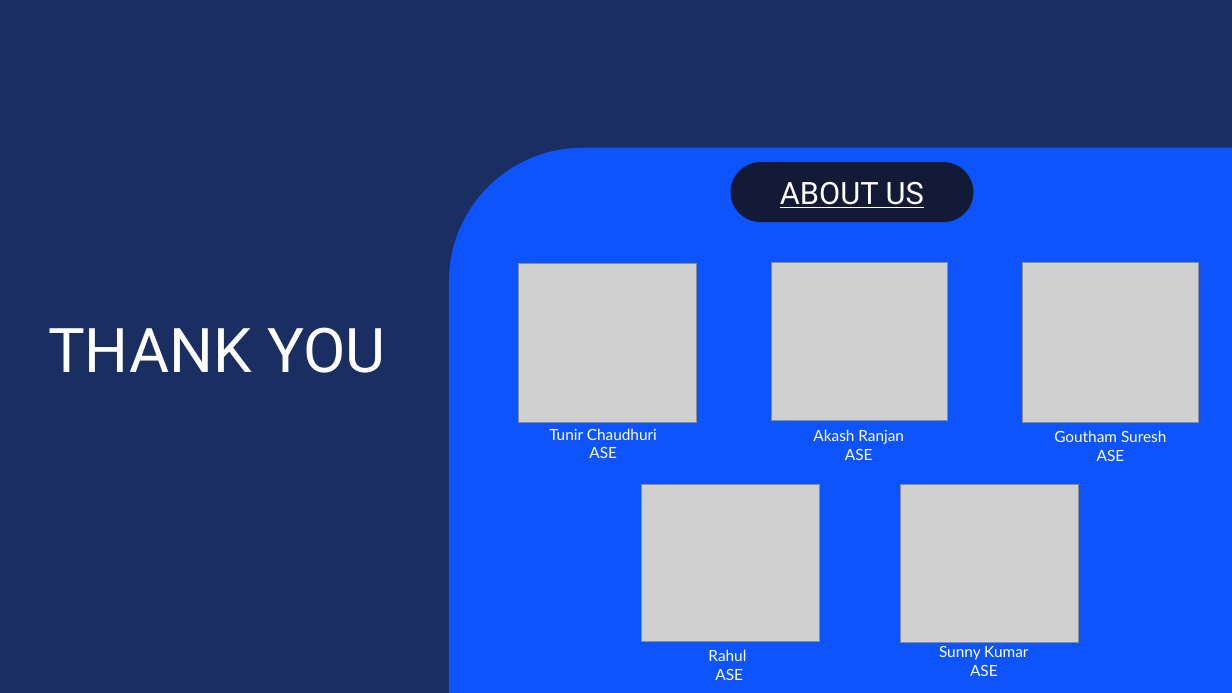
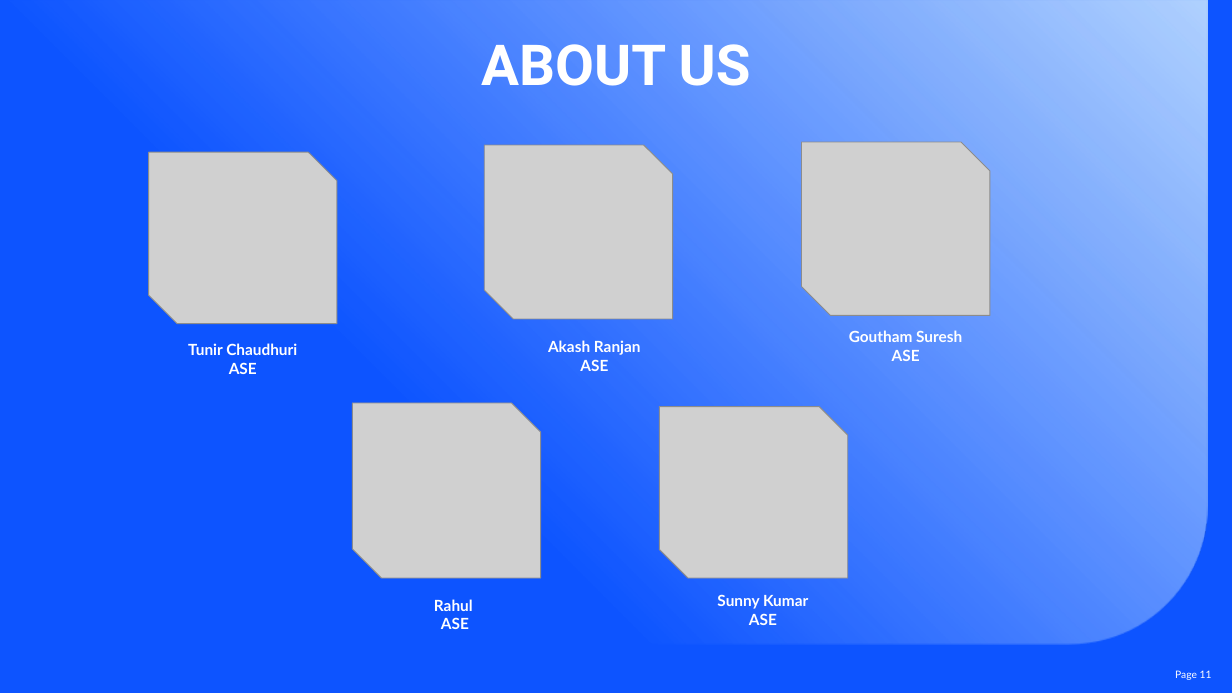
Before and after one commit to Tunir10Chaudhuri/Case_Study_Group_4, a slide deck: slide 11 of Case_Study_Group_4.pptx. Drawn at 1232x693 pixels with LibreOffice and Linux fonts; fonts in the diff are those of the drawing; grey boxes stand for pictures; background and template pictures are left out. Boxes give left, top, right and bottom in pixels: in the first picture for what was removed or moved away, otherwise in the second. Text is boxed around its words. In the diff, an @@ line names an element or a change of style, - is before the commit and + after.

```diff
--- a/Case_Study_Group_4.pptx
+++ b/Case_Study_Group_4.pptx
@@ background #1A2E61 to #0D54FF @@
@@ round rect added at (0, 0, 1208, 644), fill gradient #D8F0FE @@
@@ text "ABOUT US": place and size @@
-text "ABOUT US" at (731, 162, 974, 222)
+text "ABOUT US" at (481, 44, 751, 86)
@@ text "ABOUT US" at (481, 44, 751, 86): size 24 to 44 pt, bold on, underline off; line spacing 1 to 0.85; vertical alignment middle to top; fill #131A35 to none @@
@@ round rect removed at (449, 148, 1232, 693) @@
@@ picture: place and size @@
-picture at (772, 262, 948, 421)
+picture at (484, 145, 673, 319)
@@ picture: place and size @@
-picture at (1023, 262, 1200, 423)
+picture at (801, 142, 990, 316)
@@ picture: place and size @@
-picture at (519, 263, 697, 421)
+picture at (149, 152, 337, 324)
@@ title removed at (48, 327, 385, 373) @@
-THANK YOU
@@ text "Goutham Suresh": place and size @@
-text "Goutham Suresh" at (1054, 430, 1166, 461)
+text "Goutham Suresh" at (849, 330, 962, 361)
@@ text "Tunir Chaudhuri": place and size @@
-text "Tunir Chaudhuri" at (549, 428, 657, 458)
+text "Tunir Chaudhuri" at (188, 343, 297, 374)
@@ text "Akash Ranjan": place and size @@
-text "Akash Ranjan" at (813, 429, 904, 460)
+text "Akash Ranjan" at (548, 340, 641, 371)
@@ picture: place and size @@
-picture at (641, 485, 819, 642)
+picture at (352, 403, 541, 578)
@@ picture: place and size @@
-picture at (900, 485, 1078, 643)
+picture at (660, 407, 848, 579)
@@ text "Rahul": place and size @@
-text "Rahul" at (708, 649, 746, 680)
+text "Rahul" at (434, 599, 473, 629)
@@ bold on in 5 elements at (188, 343, 297, 374), (548, 340, 641, 371), (849, 330, 962, 361), (434, 599, 473, 629), (717, 594, 808, 625) @@
@@ text "Sunny Kumar": place and size @@
-text "Sunny Kumar" at (939, 646, 1028, 676)
+text "Sunny Kumar" at (717, 594, 808, 625)
@@ page number added at (1175, 670, 1212, 680), 8 pt, text #FFFFFF @@
+Page 11
```
Also in this commit, not shown: 9 other slides changed, 2 slides added, 1 slide removed.
